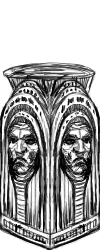
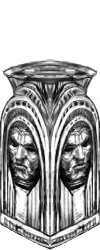
Revision of a layered w=100, h=250 image; what changed, layer by layer:
renamed "Layer 3" to "new reform", painted on it over 0, 59, 100, 250
renamed "Layer 1" to "original", hid it, painted on it over 0, 62, 100, 250
